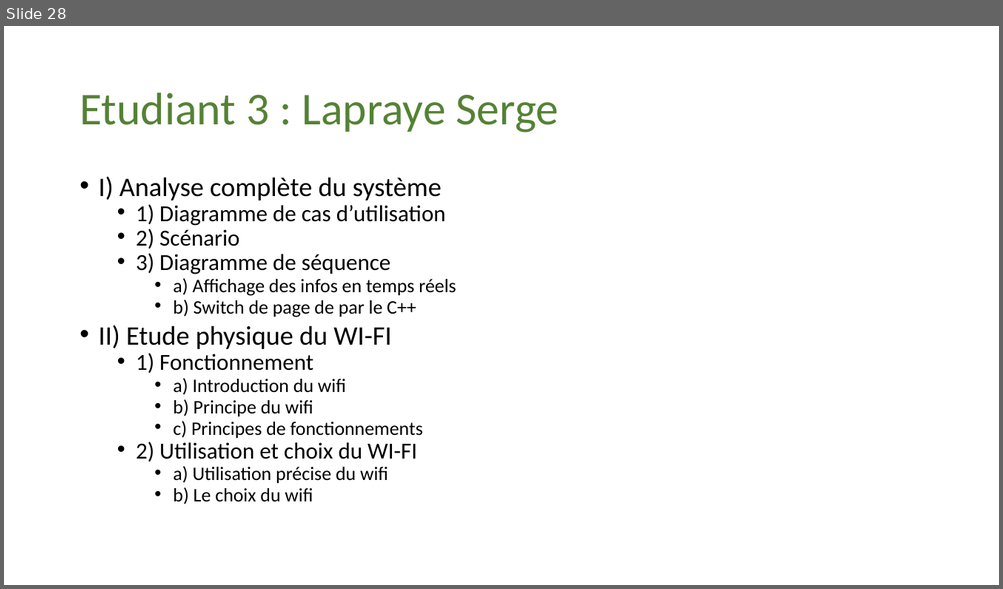
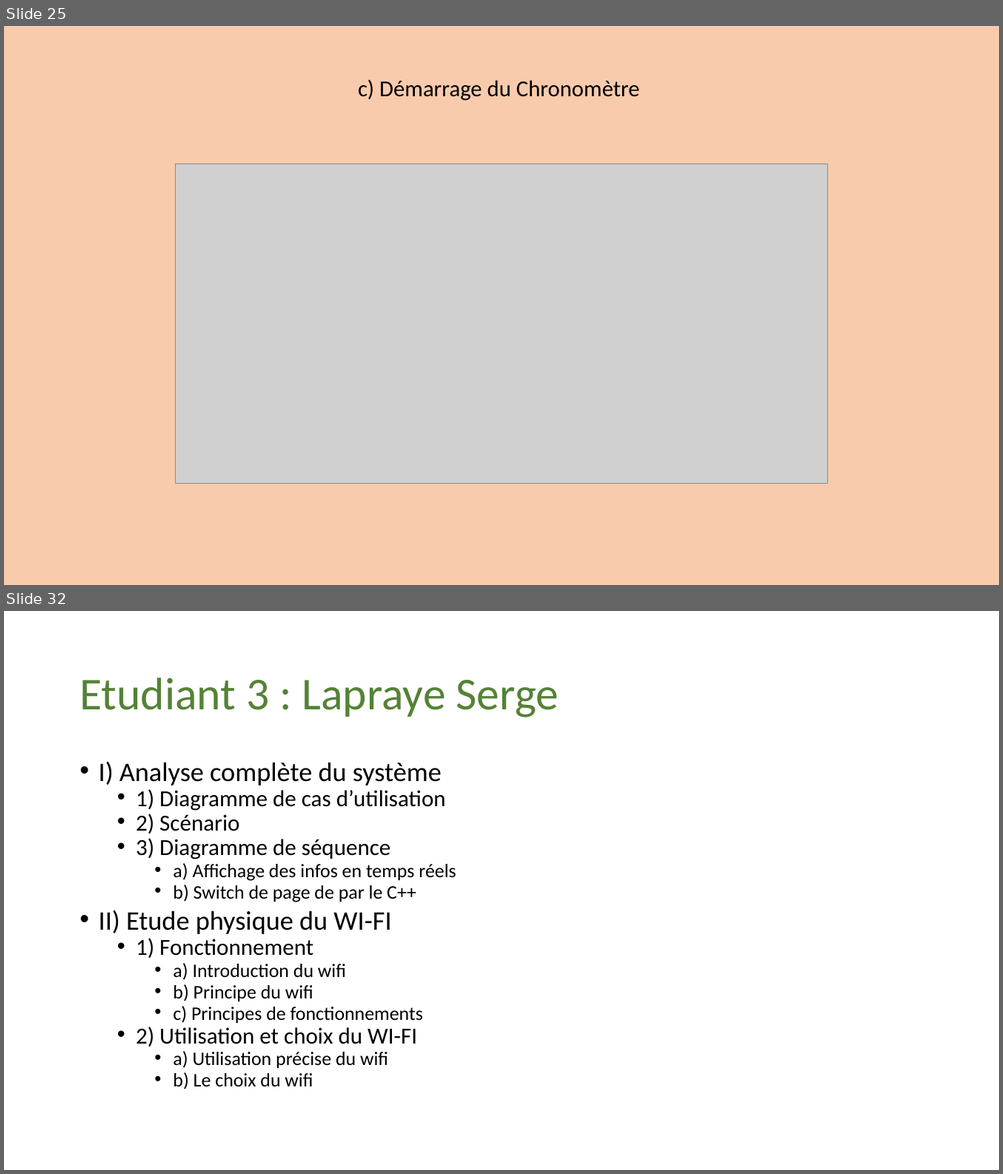
Before and after one commit to Maja2308/Projet_Cross, a slide deck: Diagrammes Communs/Presentation_Revue0.pptx. Shown one above the other, each under a label of ours: slide 28 before the commit, slides 25 and 32 after it; the slides between them are not shown. The pictures are 1003x589 and 1003x1174 pixels, drawn with LibreOffice and Linux fonts; fonts in the diff are those of the drawing; grey boxes stand for pictures. Boxes give left, top, right and bottom in pixels: in the first picture for what was removed or moved away, otherwise in the second. Text is boxed around its words. In the diff, an @@ line names an element or a change of style, - is before the commit and + after.

```diff
--- a/Diagrammes Communs/Presentation_Revue0.pptx
+++ b/Diagrammes Communs/Presentation_Revue0.pptx
@@ slide 25 added at (4,26,999,585), background #F8CBAD @@
@@ title added at (358,79,640,101), 22 pt, text #000000 @@
+c) Démarrage du Chronomètre
@@ picture added at (176,164,828,484) @@
@@ what was slide 28 is now slide 32 @@
```
Also in this commit, not shown: 26 slides changed, 4 other slides added, 1 slide removed, 2 other files.
